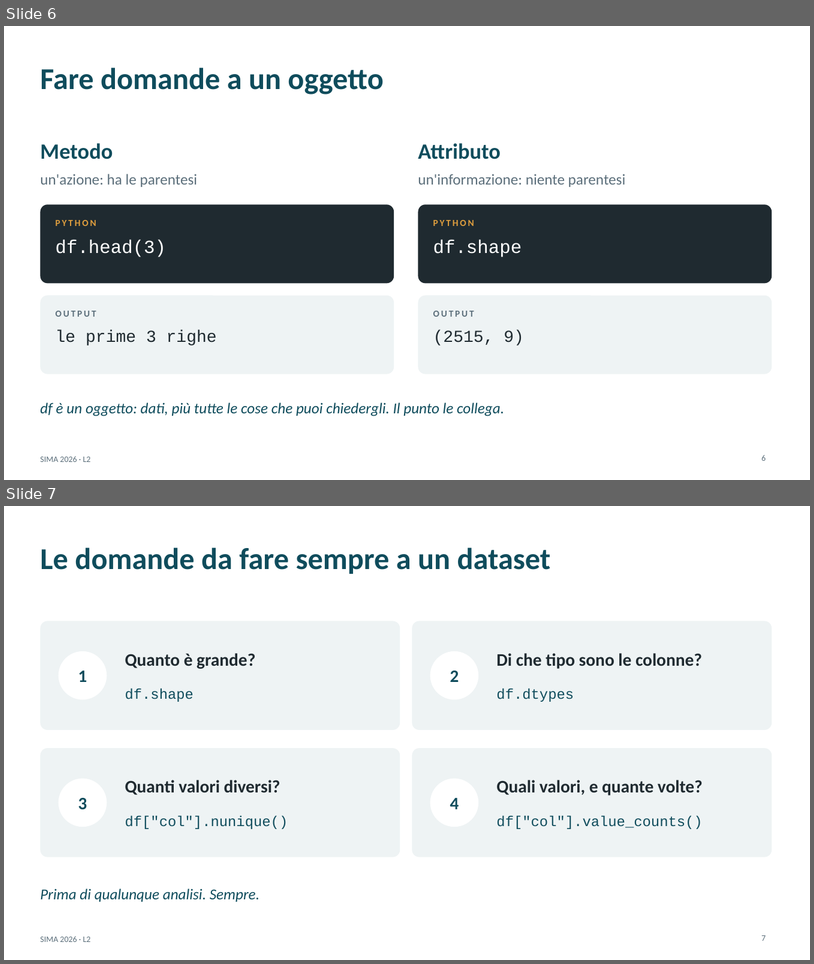
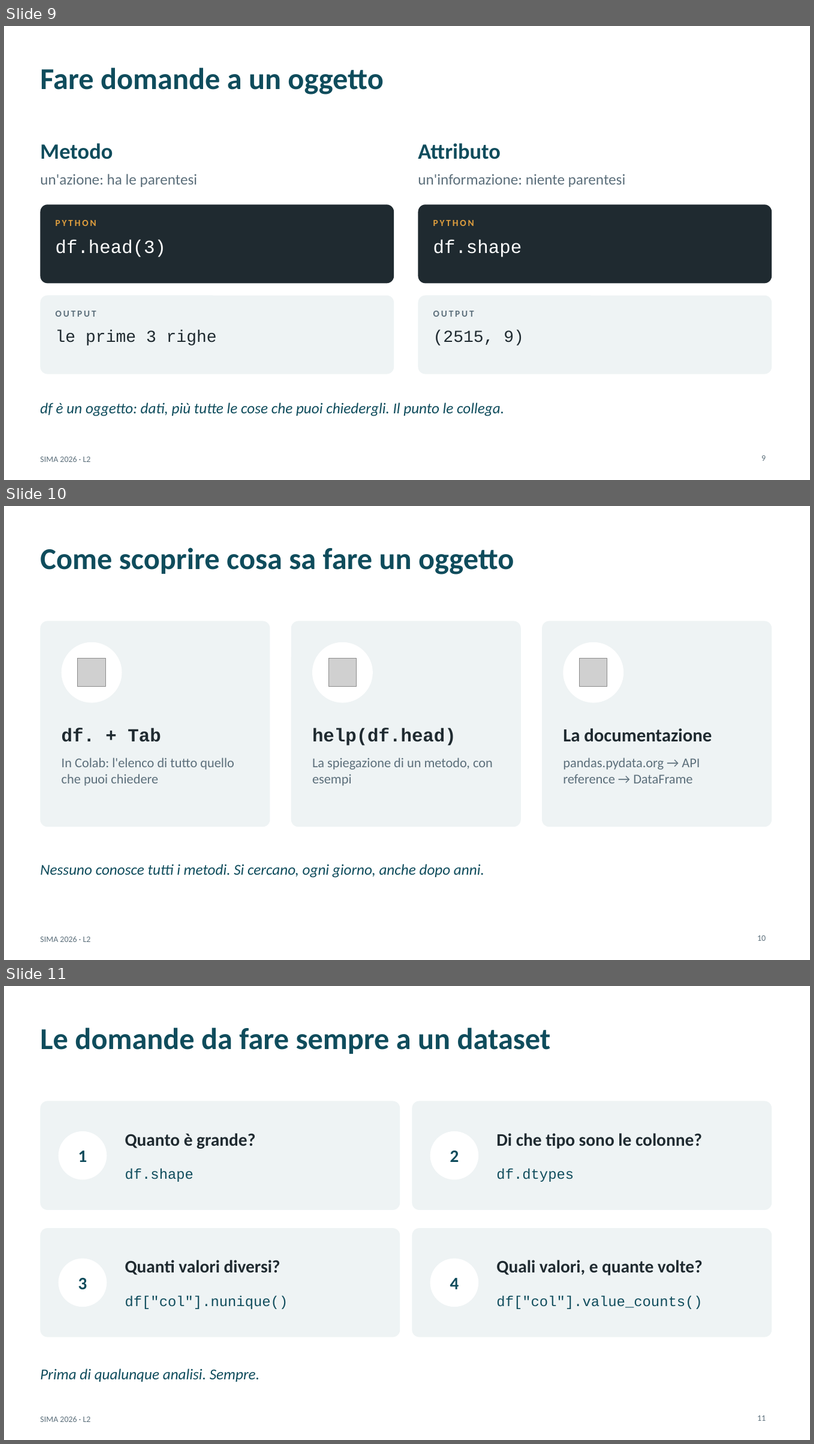
Before and after one commit to andrealorenzon/SIMA2026, a slide deck: L02_conosci_il_dataset/slide_complete.pptx. Shown one above the other, each under a label of ours: slides 6 and 7 before the commit, slides 9, 10 and 11 after it. The pictures are 814x964 and 814x1444 pixels, drawn with LibreOffice and Linux fonts; fonts in the diff are those of the drawing; grey boxes stand for pictures. Boxes give left, top, right and bottom in pixels: in the first picture for what was removed or moved away, otherwise in the second. Text is boxed around its words. In the diff, an @@ line names an element or a change of style, - is before the commit and + after.

```diff
--- a/L02_conosci_il_dataset/slide_complete.pptx
+++ b/L02_conosci_il_dataset/slide_complete.pptx
@@ slide 10 added at (x1=4, y1=506, x2=810, y2=960), background #FFFFFF; not listed: 1 template element that a slide beside it also shows @@
@@ title added at (x1=40, y1=547, x2=514, y2=574), 36 pt, text #0F4C5C, bold @@
+Come scoprire cosa sa fare un oggetto
@@ rounded rectangle added at (x1=40, y1=621, x2=270, y2=826), fill #EEF3F4 @@
@@ rounded rectangle added at (x1=291, y1=621, x2=521, y2=826), fill #EEF3F4 @@
@@ rounded rectangle added at (x1=542, y1=621, x2=772, y2=826), fill #EEF3F4 @@
@@ ellipse added at (x1=62, y1=642, x2=122, y2=703), fill #FFFFFF @@
@@ ellipse added at (x1=312, y1=642, x2=373, y2=703), fill #FFFFFF @@
@@ ellipse added at (x1=564, y1=642, x2=624, y2=703), fill #FFFFFF @@
@@ picture added at (x1=78, y1=658, x2=105, y2=686) @@
@@ picture added at (x1=329, y1=658, x2=357, y2=686) @@
@@ picture added at (x1=580, y1=658, x2=608, y2=686) @@
@@ text added at (x1=62, y1=728, x2=161, y2=742), 22 pt, text #1F2A30, bold @@
+df. + Tab
@@ text added at (x1=312, y1=728, x2=456, y2=745), 22 pt, text #1F2A30, bold @@
+help(df.head)
@@ text added at (x1=563, y1=728, x2=712, y2=742), 22 pt, text #1F2A30, bold @@
+La documentazione
@@ text added at (x1=62, y1=757, x2=234, y2=786), 16 pt, text #5C6F7B @@
+In Colab: l'elenco di tutto quello che puoi chiedere
@@ text added at (x1=312, y1=757, x2=493, y2=786), 16 pt, text #5C6F7B @@
+La spiegazione di un metodo, con esempi
@@ text added at (x1=563, y1=757, x2=700, y2=783), 16 pt, text #5C6F7B @@
+pandas.pydata.org → API reference → DataFrame
@@ text added at (x1=40, y1=864, x2=485, y2=877), 18 pt, text #0F4C5C, italic @@
+Nessuno conosce tutti i metodi. Si cercano, ogni giorno, anche dopo anni.
@@ page number added at (x1=758, y1=935, x2=766, y2=940), 10 pt, text #5C6F7B @@
+10
@@ what was slide 6 is now slide 9 @@
@@ page number at (x1=762, y1=455, x2=766, y2=460): text changed @@
-6
+9
@@ what was slide 7 is now slide 11 @@
@@ page number at (x1=758, y1=1415, x2=766, y2=1420): text changed @@
-7
+11
```
Also in this commit, not shown: 3 other slides added, 3 other files.
